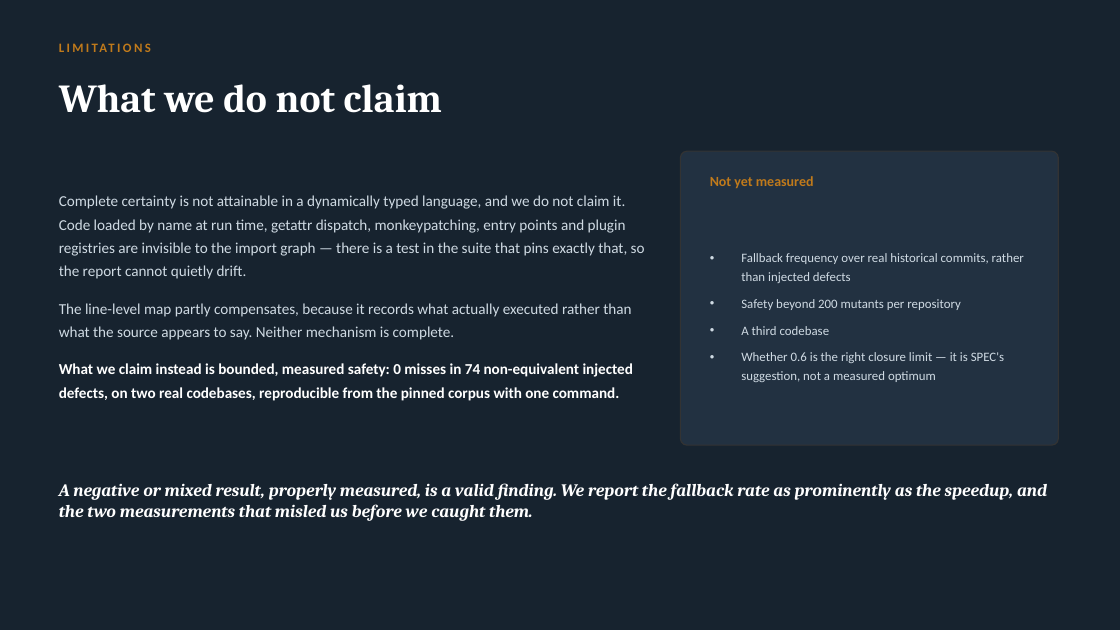
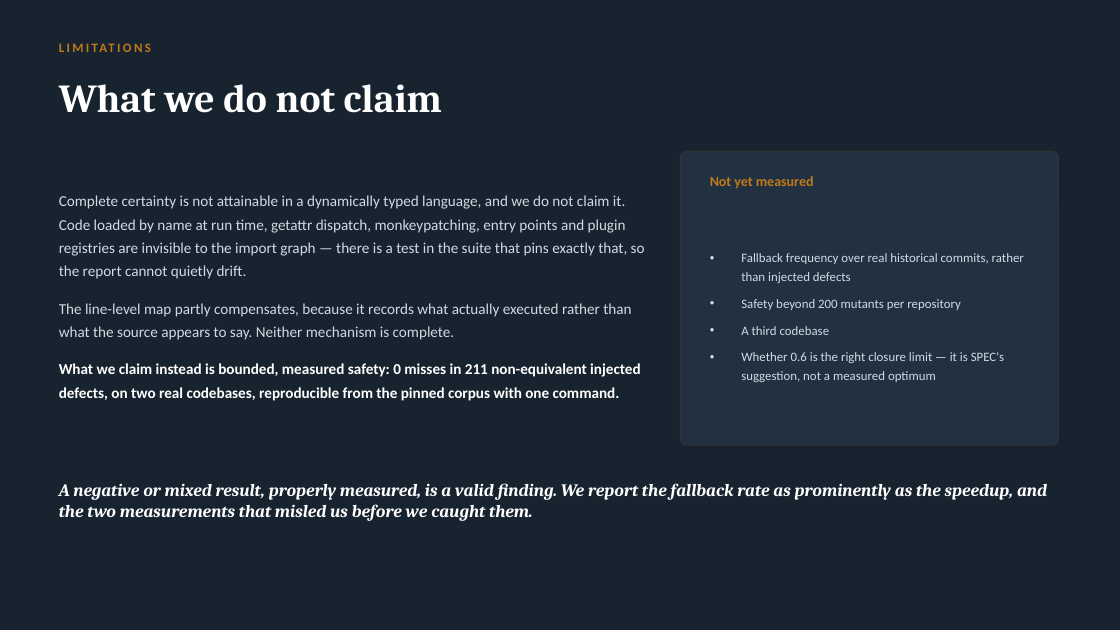
Before and after one commit to Tanmay-Singh-24/tia, a slide deck: slide 11 of docs/tia-review-2.pptx. Drawn at 1120x630 pixels with LibreOffice and Linux fonts; fonts in the diff are those of the drawing. Boxes give left, top, right and bottom in pixels: in the first picture for what was removed or moved away, otherwise in the second. Text is boxed around its words. In the diff, an @@ line names an element or a change of style, - is before the commit and + after.

Commit message:
docs: corrected Phase 2 figures across both repositories
All four arms re-measured on rebuilt maps after the D-0014 repair, so every
published number comes from a graph that is not letting defects through.

                    attrs(184)        scrapy(27)
                   no-g    graph    no-g    graph
  misses              0        0       0        0
  fallback        52.7%    50.5%   59.3%    29.6%
  net reduction   57.0%    58.4%   40.4%    65.2%
  precision       62.5%    55.2%   25.0%     9.8%

Zero misses in 211 non-equivalent injected defects.

The import graph earns its place on scrapy and not on attrs, and the reason is
suite duration rather than coupling: a 3.9-second suite has nothing left to
give once pytest's startup is paid, which is the same floor that makes
parallelism slower than serial on flask (D-0005). D-0012's figures are
superseded in place and say so.

Precision falls when the graph is on — 62.5% to 55.2% on attrs, 25.0% to 9.8%
on scrapy. That is the price of the recall keeping misses at zero, and it is
published next to the miss rate rather than omitted.

Deck rebuilt from the corrected results.

```diff
--- a/docs/tia-review-2.pptx
+++ b/docs/tia-review-2.pptx
@@ text at (59,363,640,401): text changed @@
-What we claim instead is bounded, measured safety: 0 misses in 74 non-equivalent injected defects, on two real codebases, reproducible from the pinned corpus with one command.
+What we claim instead is bounded, measured safety: 0 misses in 211 non-equivalent injected defects, on two real codebases, reproducible from the pinned corpus with one command.
```
Also in this commit, not shown: 4 other slides changed, 6 other files.
